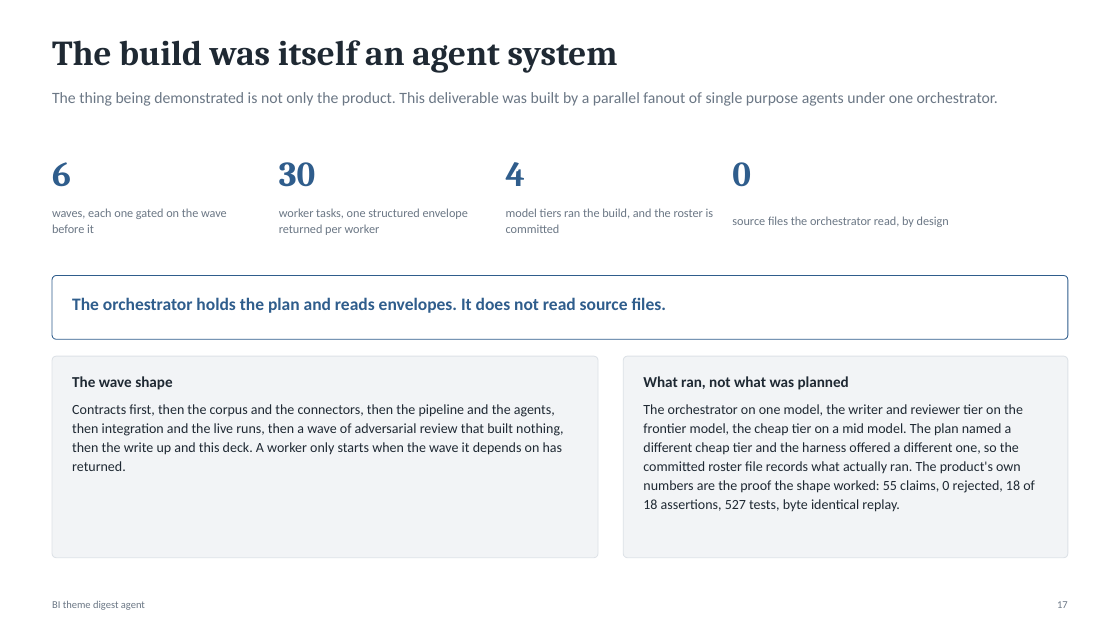
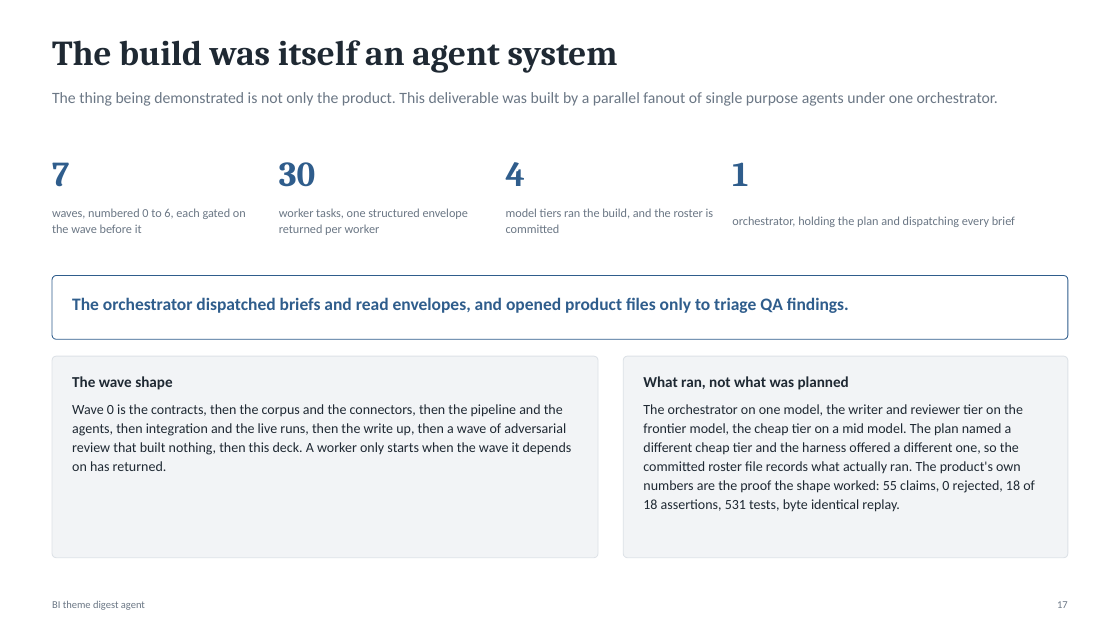
Before and after one commit to jimit1/bi-theme-digest-agent, a slide deck: slide 17 of deck/momentive-bi-digest.pptx. Drawn at 1120x630 pixels with LibreOffice and Linux fonts; fonts in the diff are those of the drawing. Boxes give left, top, right and bottom in pixels: in the first picture for what was removed or moved away, otherwise in the second. Text is boxed around its words. In the diff, an @@ line names an element or a change of style, - is before the commit and + after.

```diff
--- a/deck/momentive-bi-digest.pptx
+++ b/deck/momentive-bi-digest.pptx
@@ text at <box>52,162,69,187</box>: text changed @@
-6
+7
@@ text at <box>732,162,748,186</box>: text changed @@
-0
+1
@@ text at <box>52,208,246,233</box>: text changed @@
-waves, each one gated on the wave before it
+waves, numbered 0 to 6, each gated on the wave before it
@@ text at <box>732,216,1015,227</box>: text changed @@
-source files the orchestrator read, by design
+orchestrator, holding the plan and dispatching every brief
@@ text at <box>72,297,849,313</box>: text changed @@
-The orchestrator holds the plan and reads envelopes. It does not read source files.
+The orchestrator dispatched briefs and read envelopes, and opened product files only to triage QA findings.
@@ text at <box>72,404,572,471</box>: text changed @@
-Contracts first, then the corpus and the connectors, then the pipeline and the agents, then integration and the live runs, then a wave of adversarial review that built nothing, then the write up and this deck. A worker only starts when the wave it depends on has returned.
+Wave 0 is the contracts, then the corpus and the connectors, then the pipeline and the agents, then integration and the live runs, then the write up, then a wave of adversarial review that built nothing, then this deck. A worker only starts when the wave it depends on has returned.
@@ text at <box>643,404,1035,512</box>: text changed @@
-The orchestrator on one model, the writer and reviewer tier on the frontier model, the cheap tier on a mid model. The plan named a different cheap tier and the harness offered a different one, so the committed roster file records what actually ran. The product's own numbers are the proof the shape worked: 55 claims, 0 rejected, 18 of 18 assertions, 527 tests, byte identical replay.
+The orchestrator on one model, the writer and reviewer tier on the frontier model, the cheap tier on a mid model. The plan named a different cheap tier and the harness offered a different one, so the committed roster file records what actually ran. The product's own numbers are the proof the shape worked: 55 claims, 0 rejected, 18 of 18 assertions, 531 tests, byte identical replay.
```
Also in this commit, not shown: 6 other slides changed, 2 other files.
